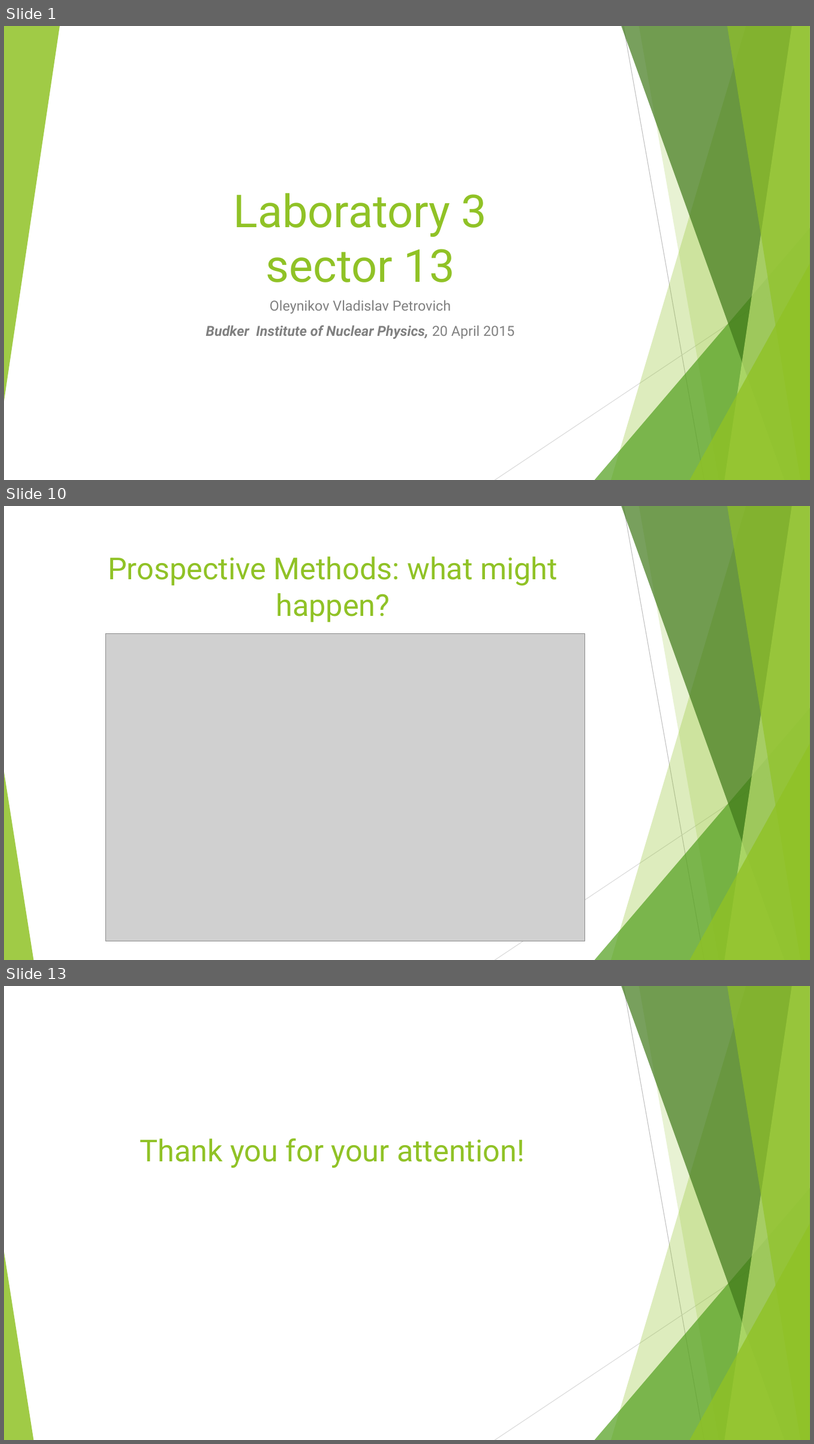
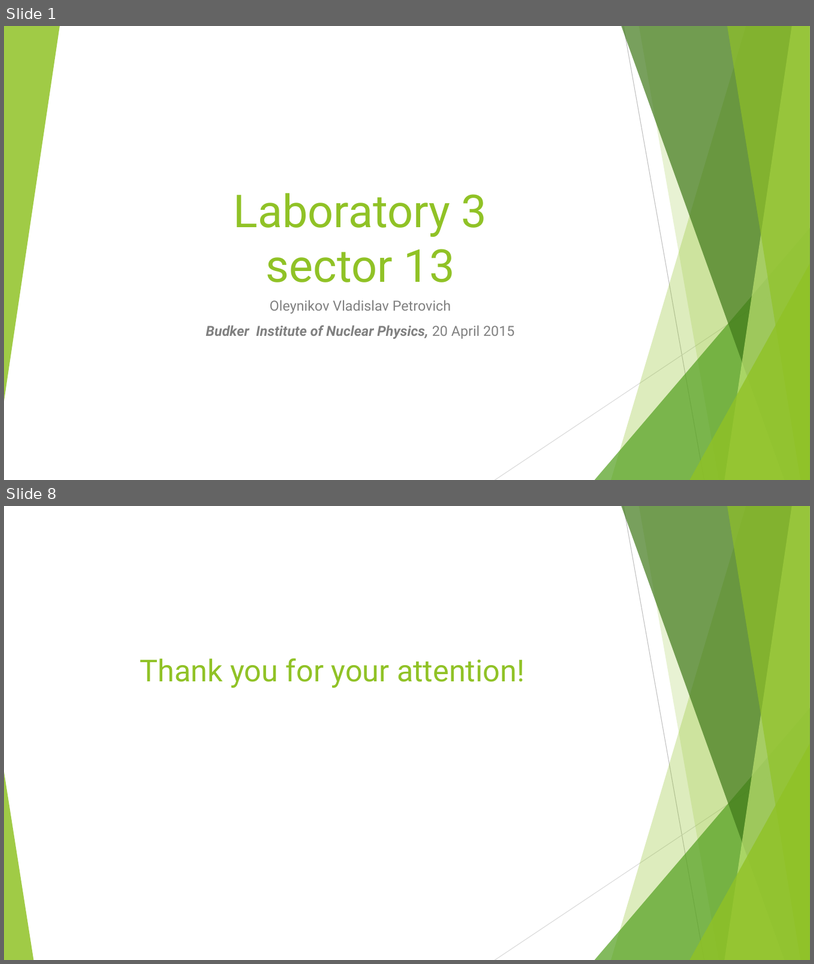
Before and after one commit to Vlad-ole/Presentations, a slide deck: My_laboratory/My_laboratory.pptx. Shown one above the other, each under a label of ours: slides 1, 10 and 13 before the commit, slides 1 and 8 after it; the slides between them are not shown. The pictures are 814x1444 and 814x964 pixels, drawn with LibreOffice and Linux fonts; fonts in the diff are those of the drawing; grey boxes stand for pictures. Boxes give left, top, right and bottom in pixels: in the first picture for what was removed or moved away, otherwise in the second. Text is boxed around its words. In the diff, an @@ line names an element or a change of style, - is before the commit and + after.

```diff
--- a/My_laboratory/My_laboratory.pptx
+++ b/My_laboratory/My_laboratory.pptx
@@ slide 10 removed at <box>4,506,810,960</box>, background #FFFFFF; not listed: 10 template elements that a slide beside it also shows @@
@@ title removed at <box>108,556,558,622</box> @@
-Prospective Methods: what might happen?
@@ picture removed at <box>106,634,586,940</box> @@
@@ what was slide 13 is now slide 8 @@
```
Also in this commit, not shown: 3 slides changed, 3 slides added, 7 other slides removed, 2 other files.
